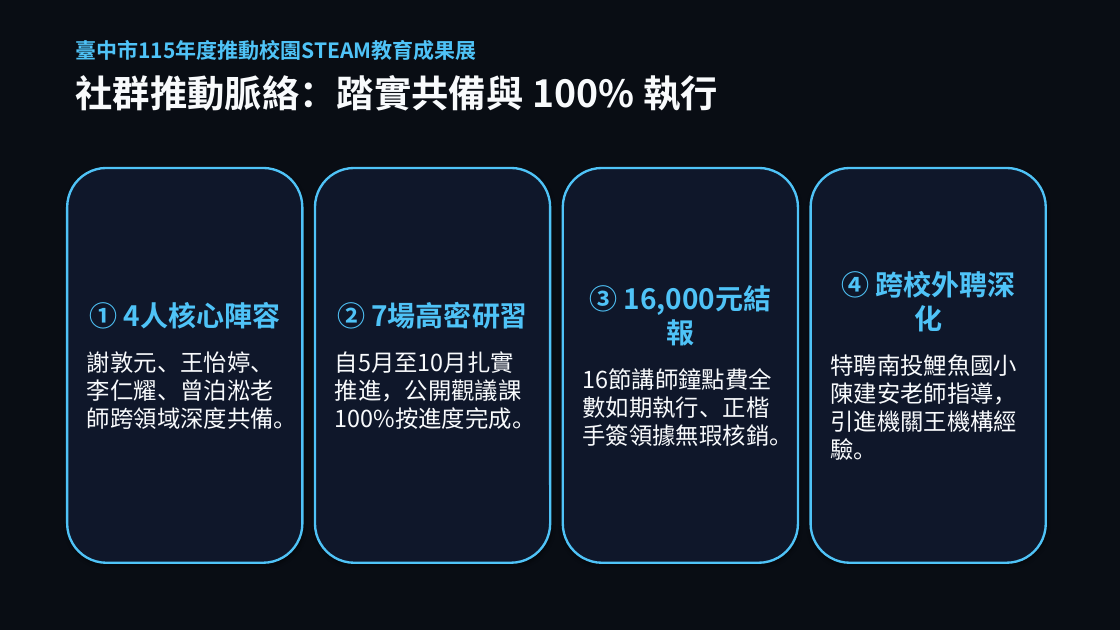
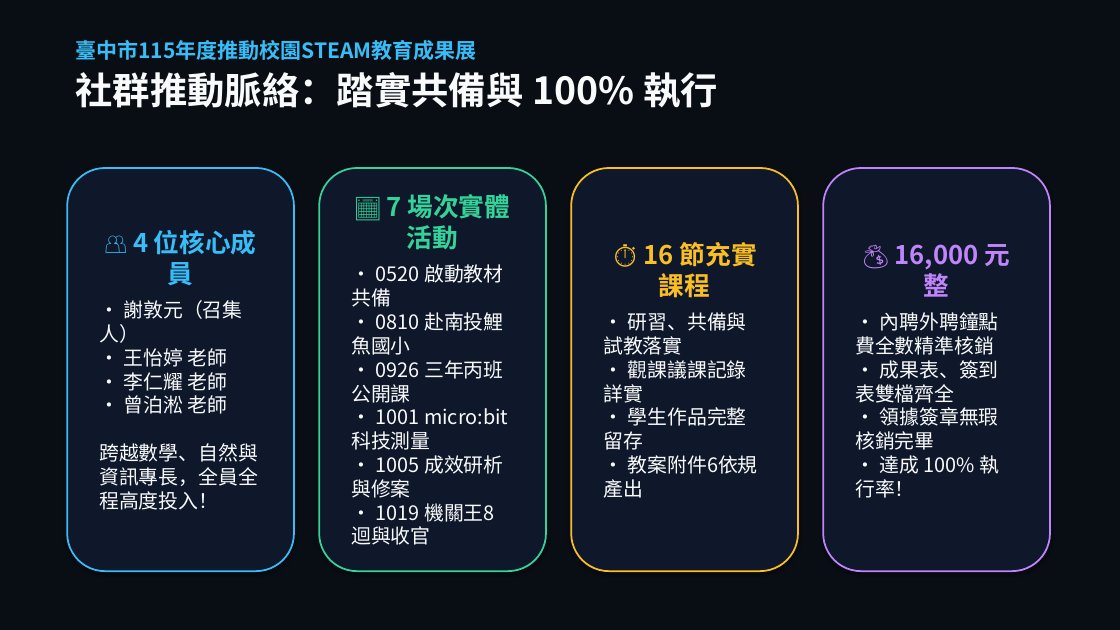
Before and after one commit to asc103138/steam-community-docs, a slide deck: slide 2 of 成果展繳交資料/臺中市梧棲區中正國小_STEAM成果展_5分鐘現場分享會簡報.pptx. Drawn at 1120x630 pixels with LibreOffice and Linux fonts; fonts in the diff are those of the drawing; background and template pictures are left out; a plain dark background stands for a picture behind light text. Boxes give left, top, right and bottom in pixels: in the first picture for what was removed or moved away, otherwise in the second. Text is boxed around its words. In the diff, an @@ line names an element or a change of style, - is before the commit and + after.

Commit message:
feat: 擴增為22頁旗艦版簡報，補齊全套背景底圖、升級3D拉桿場景並融入7場次社群成果回憶錄相簿

```diff
--- a/成果展繳交資料/臺中市梧棲區中正國小_STEAM成果展_5分鐘現場分享會簡報.pptx
+++ b/成果展繳交資料/臺中市梧棲區中正國小_STEAM成果展_5分鐘現場分享會簡報.pptx
@@ background #FFFFFF to picture (left out) @@
@@ text "臺中市115年度推動校園STEAM教育成果展" at (75,40,718,108): text colour #4FC3F7 to #38BDF8 in "臺中市115年度推動校園STEAM教育成果展"; less space between paragraphs @@
@@ rounded rectangle "👥 4 位核心成員": place and size @@
-rounded rectangle "👥 4 位核心成員" at (67,168,302,563)
+rounded rectangle "👥 4 位核心成員" at (67,168,294,571)
@@ rounded rectangle "👥 4 位核心成員" at (67,168,294,571): outline #4FC3F7 2 pt to #38BDF8 1.5 pt @@
@@ rounded rectangle "📅 7 場次實體活動": place and size @@
-rounded rectangle "📅 7 場次實體活動" at (315,168,550,563)
+rounded rectangle "📅 7 場次實體活動" at (319,168,546,571)
@@ rounded rectangle "📅 7 場次實體活動" at (319,168,546,571): outline #4FC3F7 2 pt to #34D399 1.5 pt @@
@@ rounded rectangle "⏱️ 16 節充實課程": place and size @@
-rounded rectangle "⏱️ 16 節充實課程" at (563,168,798,563)
+rounded rectangle "⏱️ 16 節充實課程" at (571,168,798,571)
@@ rounded rectangle "⏱️ 16 節充實課程" at (571,168,798,571): outline #4FC3F7 2 pt to #FBBF24 1.5 pt @@
@@ rounded rectangle "💰 16,000 元整": place and size @@
-rounded rectangle "💰 16,000 元整" at (811,168,1046,563)
+rounded rectangle "💰 16,000 元整" at (823,168,1050,571)
@@ rounded rectangle "💰 16,000 元整" at (823,168,1050,571): outline #4FC3F7 2 pt to #C084FC 1.5 pt @@
@@ text in rounded rectangle at (351,194,510,522): text changed; size 20 to 17 pt @@
-② 7場高密研習
-自5月至10月扎實推進，公開觀議課100%按進度完成。
+📅 7 場次實體活動
+• 0520 啟動教材共備
+• 0810 赴南投鯉魚國小
+• 0926 三年丙班公開課
+• 1001 micro:bit科技測量
+• 1005 成效研析與修案
+• 1019 機關王8迴與收官
@@ text in rounded rectangle at (99,230,258,510): text changed; size 20 to 17 pt @@
-① 4人核心陣容
-謝敦元、王怡婷、李仁耀、曾泊淞老師跨領域深度共備。
+👥 4 位核心成員
+• 謝敦元（召集人）
+• 王怡婷 老師
+• 李仁耀 老師
+• 曾泊淞 老師
+跨越數學、自然與資訊專長，全員全程高度投入！
@@ text in rounded rectangle at (603,242,758,474): text changed; size 20 to 17 pt @@
-③ 16,000元結報
-16節講師鐘點費全數如期執行、正楷手簽領據無瑕核銷。
+⏱️ 16 節充實課程
+• 研習、共備與試教落實
+• 觀課議課記錄詳實
+• 學生作品完整留存
+• 教案附件6依規產出
@@ text in rounded rectangle at (855,244,1010,498): text changed; size 20 to 17 pt @@
-④ 跨校外聘深化
-特聘南投鯉魚國小陳建安老師指導，引進機關王機構經驗。
+💰 16,000 元整
+• 內聘外聘鐘點費全數精準核銷
+• 成果表、簽到表雙檔齊全
+• 領據簽章無瑕核銷完畢
+• 達成 100% 執行率！
```
Also in this commit, not shown: 5 other slides changed, 16 slides added, 10 slides removed, 15 other files.
